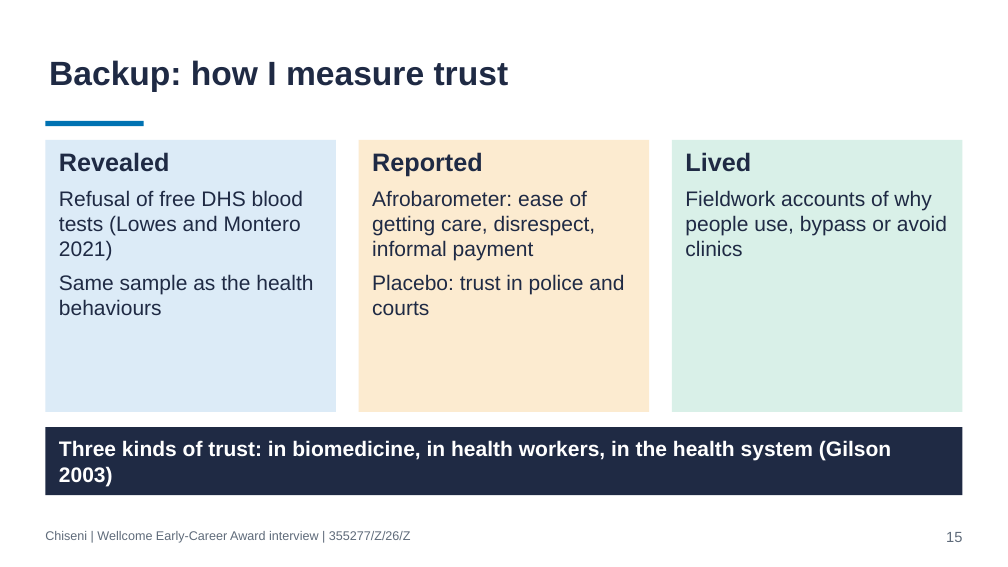
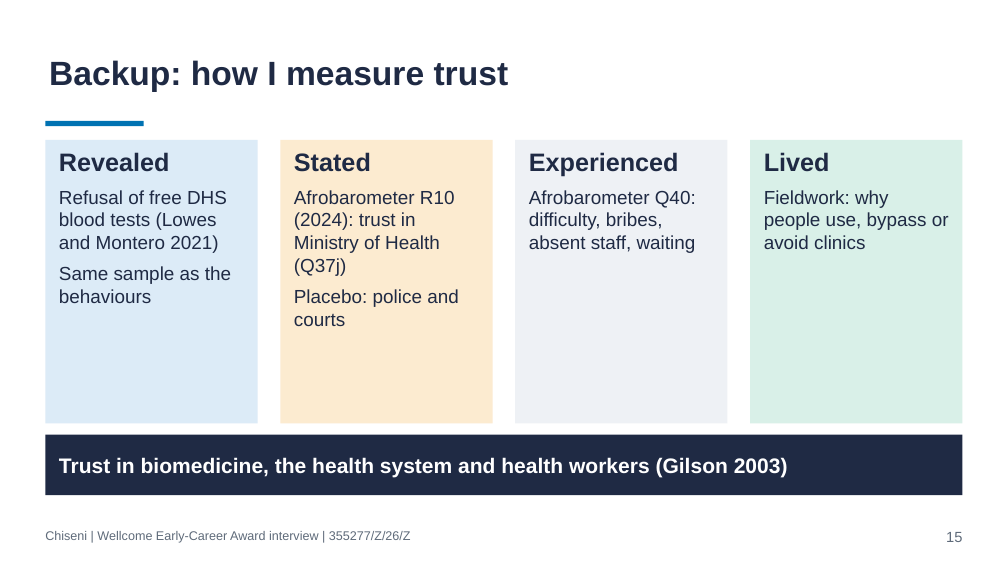
Before and after one commit to cchiseni-oss/Wellcome-Grant, a slide deck: slide 15 of Interview_Deck_draft.pptx. Drawn at 1008x567 pixels with LibreOffice and Linux fonts; fonts in the diff are those of the drawing. Boxes give left, top, right and bottom in pixels: in the first picture for what was removed or moved away, otherwise in the second. Text is boxed around its words. In the diff, an @@ line names an element or a change of style, - is before the commit and + after.

Commit message:
Use Afrobarometer Round 10 trust in Ministry of Health (Q37j) as the stated trust measure, with police and courts as placebo

```diff
--- a/Interview_Deck_draft.pptx
+++ b/Interview_Deck_draft.pptx
@@ rectangle "Revealed" resized from (x1=45, y1=140, x2=336, y2=412) to (x1=45, y1=140, x2=258, y2=423) @@
@@ rectangle "Stated" resized from (x1=358, y1=140, x2=649, y2=412) to (x1=281, y1=140, x2=493, y2=423) @@
@@ rectangle added at (x1=516, y1=140, x2=728, y2=423), fill #EEF1F5, 18 pt, text #1F2A44 @@
+Experienced
+Afrobarometer Q40: difficulty, bribes, absent staff, waiting
@@ rectangle "Lived" resized from (x1=672, y1=140, x2=963, y2=412) to (x1=750, y1=140, x2=963, y2=423) @@
@@ text in rectangle at (x1=294, y1=152, x2=459, y2=326): text changed; size 20 to 18 pt @@
-Reported
-Afrobarometer: ease of getting care, disrespect, informal payment
-Placebo: trust in police and courts
+Stated
+Afrobarometer R10 (2024): trust in Ministry of Health (Q37j)
+Placebo: police and courts
@@ text in rectangle at (x1=59, y1=190, x2=227, y2=253): size 20 to 18 pt in "Refusal of free DHS blood tests (Lowes ..." @@
@@ text in rectangle at (x1=764, y1=190, x2=949, y2=249): text changed; size 20 to 18 pt @@
-Fieldwork accounts of why people use, bypass or avoid clinics
+Fieldwork: why people use, bypass or avoid clinics
@@ text in rectangle at (x1=59, y1=266, x2=231, y2=303): text changed; size 20 to 18 pt @@
-Same sample as the health behaviours
+Same sample as the behaviours
@@ rectangle "Trust in biomedicine, the health ..." resized from (x1=45, y1=427, x2=963, y2=495) to (x1=45, y1=435, x2=963, y2=495) @@
@@ text in rectangle at (x1=59, y1=457, x2=788, y2=477): text changed @@
-Three kinds of trust: in biomedicine, in health workers, in the health system (Gilson 2003)
+Trust in biomedicine, the health system and health workers (Gilson 2003)
```
Also in this commit, not shown: 2 other slides changed, 2 other files.
